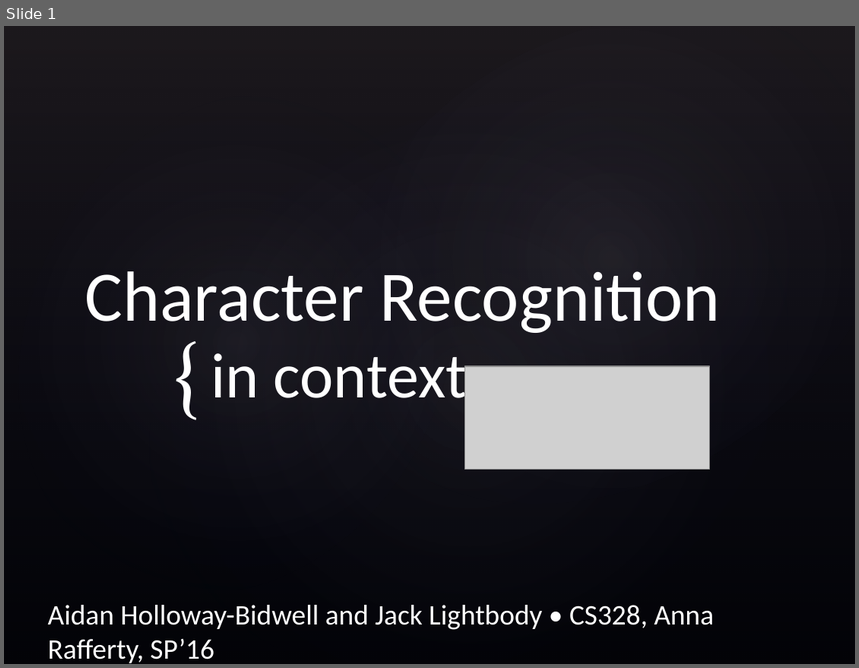
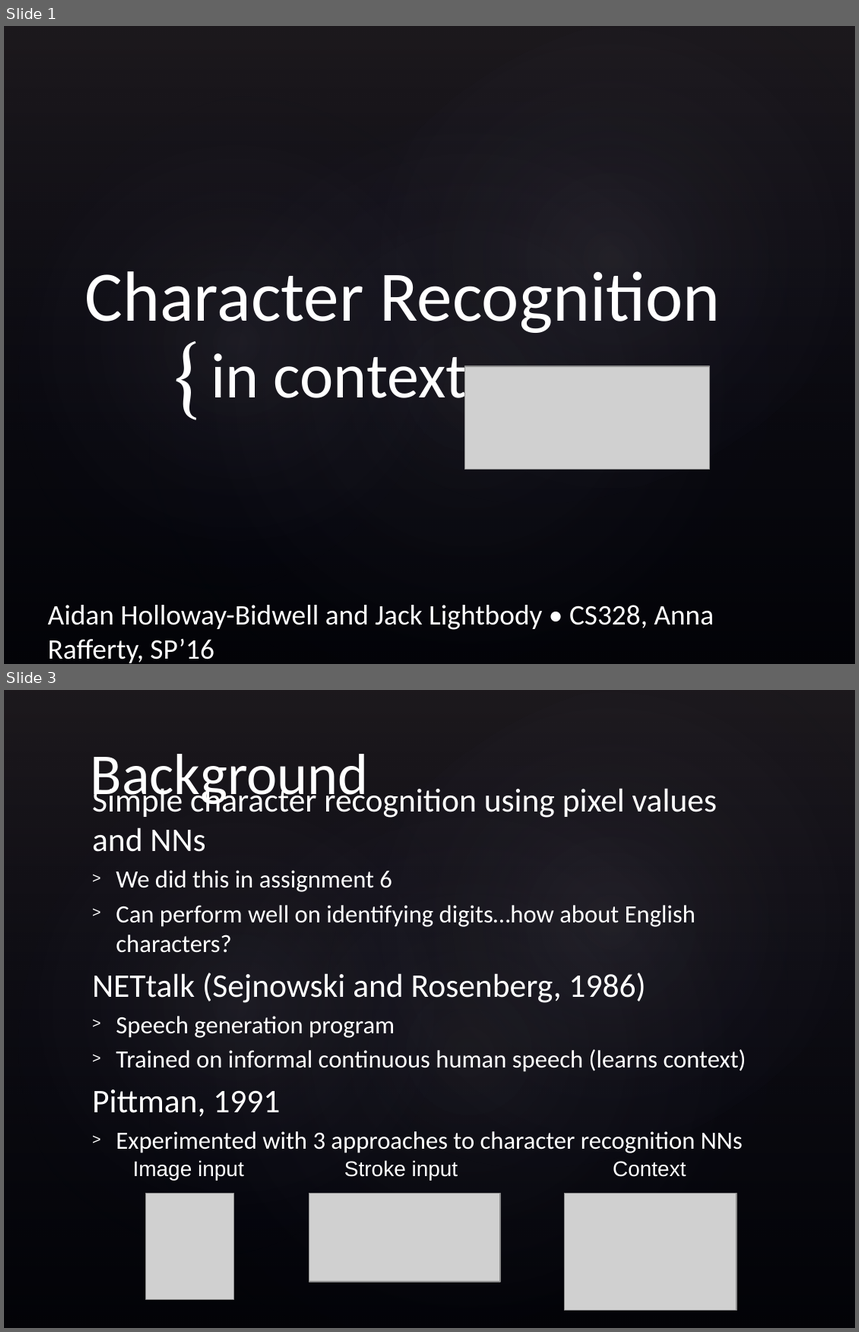
Before and after one commit to jacklightbody/character_recognizer, a slide deck: HollowayBidwellLightbody.pptx. Shown one above the other, each under a label of ours: slide 1 before the commit, slides 1 and 3 after it; the slides between them are not shown. The pictures are 859x668 and 859x1332 pixels, drawn with LibreOffice and Linux fonts; fonts in the diff are those of the drawing; grey boxes stand for pictures; background and template pictures are left out. Boxes give left, top, right and bottom in pixels: in the first picture for what was removed or moved away, otherwise in the second. Text is boxed around its words. In the diff, an @@ line names an element or a change of style, - is before the commit and + after.

```diff
--- a/HollowayBidwellLightbody.pptx
+++ b/HollowayBidwellLightbody.pptx
@@ slide 3 added at box(4, 690, 855, 1328), background picture (left out); not listed: 4 template elements that a slide beside it also shows @@
@@ title added at box(91, 754, 369, 808), 49 pt, text #FFFFFF @@
+Background
@@ text added at box(92, 784, 747, 1150), 21 pt, text #FFFFFF @@
+Simple character recognition using pixel values and NNs
+> We did this in assignment 6
+> Can perform well on identifying digits…how about English characters?
+NETtalk (Sejnowski and Rosenberg, 1986)
+> Speech generation program
+> Trained on informal continuous human speech (learns context)
+Pittman, 1991
+> Experimented with 3 approaches to character recognition NNs
@@ text added at box(133, 1160, 244, 1180), 18 pt, text #FFFFFF @@
+Image input
@@ text added at box(344, 1160, 458, 1180), 18 pt, text #FFFFFF @@
+Stroke input
@@ text added at box(613, 1161, 686, 1177), 18 pt, text #FFFFFF @@
+Context
@@ picture added at box(146, 1194, 235, 1300) @@
@@ picture added at box(309, 1194, 500, 1283) @@
@@ picture added at box(564, 1194, 736, 1310) @@
```
Also in this commit, not shown: 5 slides changed, 2 other slides added, 2 slides removed, 2 other files.
